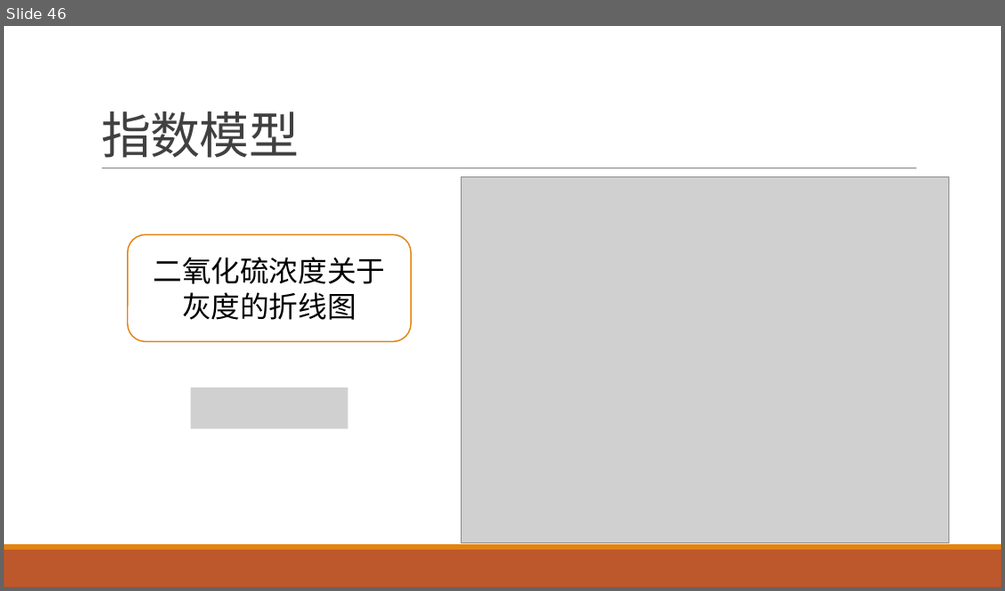
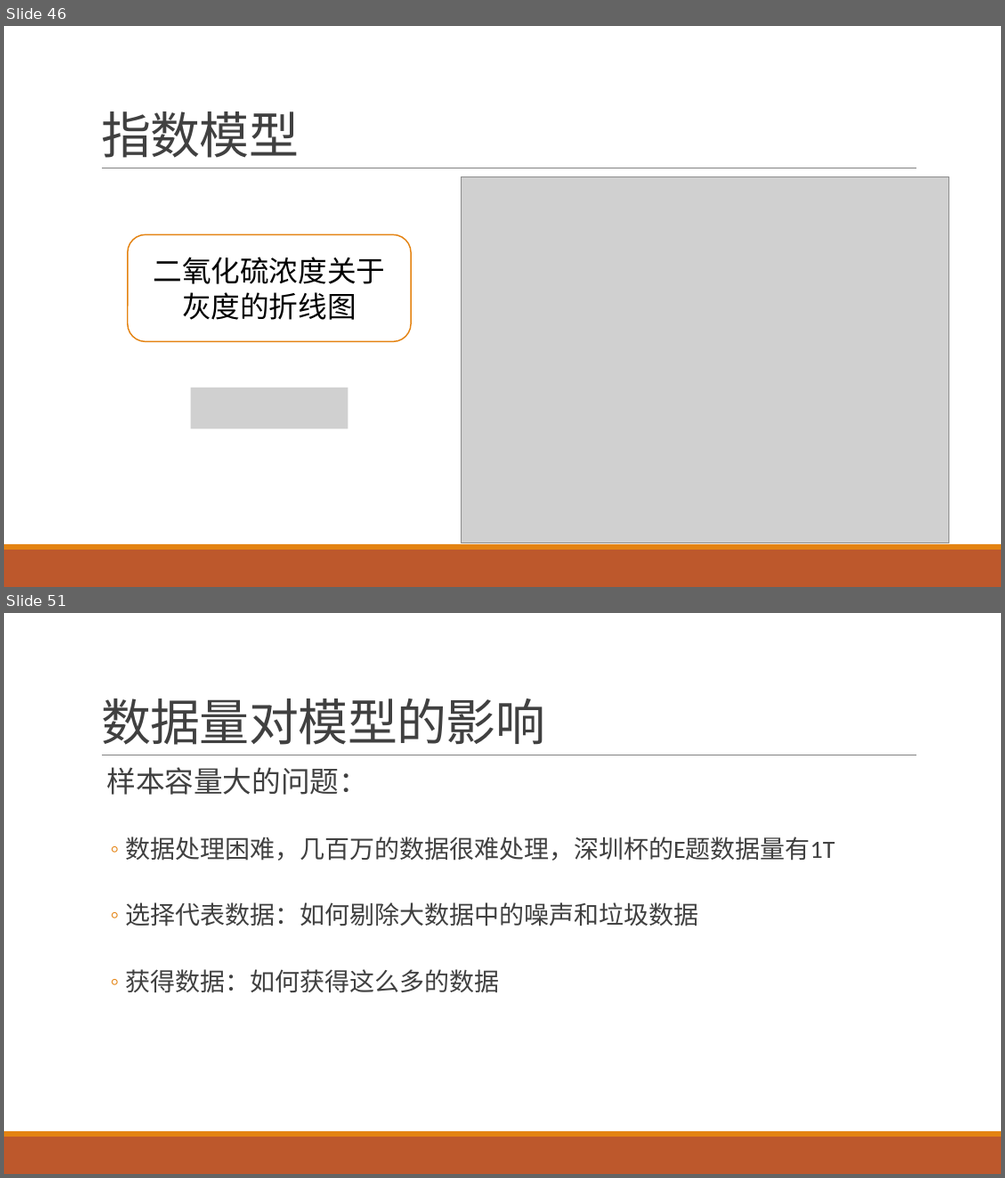
Before and after one commit to yuanjingsong/MCM_Homework, a slide deck: PreG21.pptx. Shown one above the other, each under a label of ours: slide 46 before the commit, slides 46 and 51 after it; the slides between them are not shown. The pictures are 1005x591 and 1005x1178 pixels, drawn with LibreOffice and Linux fonts; fonts in the diff are those of the drawing; grey boxes stand for pictures. Boxes give left, top, right and bottom in pixels: in the first picture for what was removed or moved away, otherwise in the second. Text is boxed around its words. In the diff, an @@ line names an element or a change of style, - is before the commit and + after.

```diff
--- a/PreG21.pptx
+++ b/PreG21.pptx
@@ slide 51 added at <box>4,613,1001,1174</box>, background #FFFFFF; not listed: 3 template elements that a slide beside it also shows @@
@@ title added at <box>101,698,545,745</box>, 48 pt, text #404040 @@
+数据量对模型的影响
@@ text added at <box>106,767,834,993</box>, 24 pt, text #404040 @@
+样本容量大的问题：
+  ◦ 数据处理困难，几百万的数据很难处理，深圳杯的E题数据量有1T
+  ◦ 选择代表数据：如何剔除大数据中的噪声和垃圾数据
+  ◦ 获得数据：如何获得这么多的数据
```
Also in this commit, not shown: 13 slides changed, 3 other slides added.
